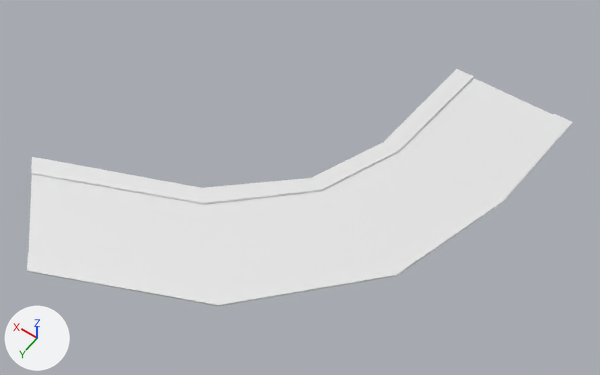
Two versions of the FBX model Assets/ART/MESHES/Archi/SM_Road45.fbx, one commit apart.
Both versions are drawn from a camera (50 mm lens) standing at (-10.5, 18.0, 61.0) and looking at (17.7, -21.4, -0.9). Lighting does not change. The marker at lower left points along +X, +Y and +Z. Where no turn or scale is listed for an object, it has been applied to the vertices.

Objects in the first picture: 'SM_Road45.003'.
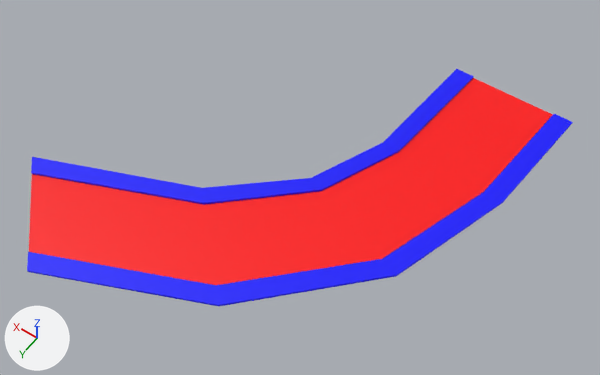
Where the newer file only moved an object's origin or applied its transform, the numbers keep the older frame.

Pixel boxes (x1, y1, x2, y2) of what changed, in the pictures (600 x 375 px):
part 1 of me_sm_road45_001, recoloured (white to blue): (27, 69, 573, 306) in both
part 2 of me_sm_road45_001, recoloured (white to red): (29, 78, 553, 285) in both

The change, as a list of edits to the scene's bpy script:
```text
Add mat_trottoir:
    mat_trottoir = principled_material('Trottoir')
    mat_trottoir.base_color = (0.0, 0.0, 1.0)  # blue #0000ff
Add mat_route:
    mat_route = principled_material('Route')
    mat_route.base_color = (1.0, 0.0, 0.0)  # red #ff0000
Change me_sm_road45_001:
    where me_sm_road45_001.from_pydata(...)  # 40 vertices, 28 faces; spans x -13.0..27.1, y -20.0..23.3, z 0.0..0.2
    used by ob_sm_road45_003; location = (13.0, -23.0, 0.0)
    me_sm_road45_001 part 1: all 24 faces centred in x -12.5..19.3, y -13.6..19.9, z 0.1..0.2 switch from no material to mat_trottoir (blue #0000ff)
    me_sm_road45_001 part 2: all 4 faces centred in x -6.0..14.8, y -13.5..15.4, z 0.0 switch from no material to mat_route (red #ff0000)
```
